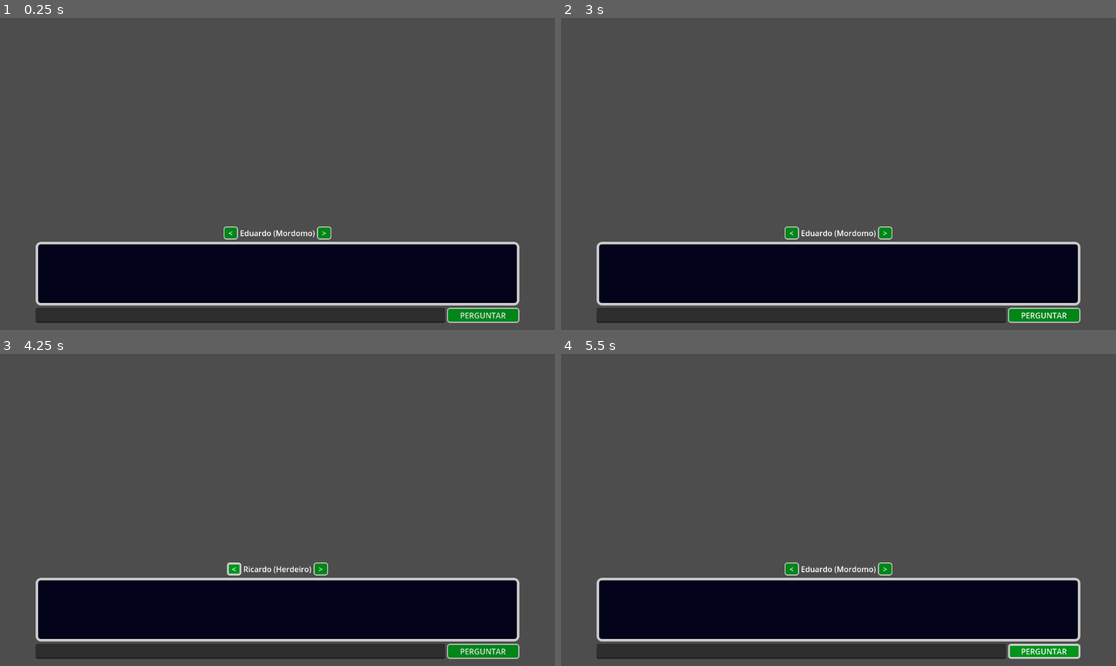
Above: before the commit, frames 1-4 (two rows, left to right).
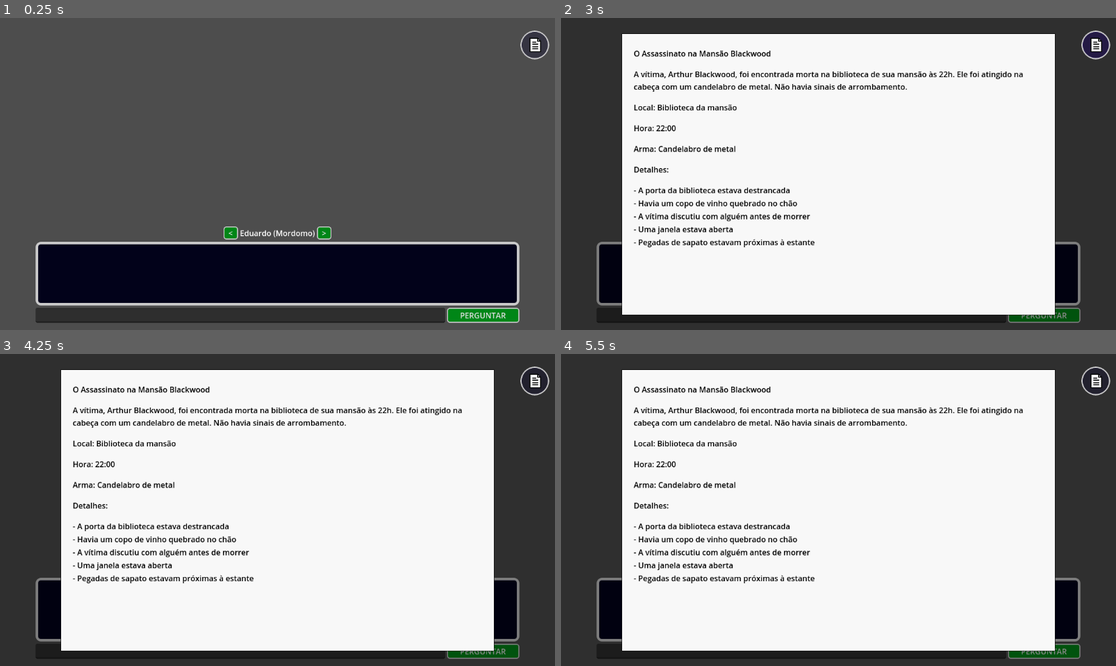
Above: after the commit, the same moments.

Repository: Cafeko/CIN0055-TMI_projeto_individual
Game: Godot game, scene res://Scenes/main.tscn
Two runs of this game, one before a commit and one after it. Both use one fixed random seed, a clock stepped at 60 frames per second and the inputs below.
Inputs (mouse positions are in pixels of both pictures, inside the frame that each line leads up to):
- Up to frame 1 (0.25 s): no input
- Up to frame 2 (3 s): click "<" at 0.5 s; click ">" at 1.25 s; click "PERGUNTAR" at 2 s; click (1093, 46) at 2.77 s
- Up to frame 3 (4.25 s): click "<" at 3.5 s
- Up to frame 4 (5.5 s): click ">" at 4.25 s; click "PERGUNTAR" at 5 s

The runs differ from the first frame. In frame 1, 0.2% of the frame differs, in the area x 93-99%, y 4-14%; in frame 2, 96%; in frame 3, 96%, in the area x 0-100%, y 0-100%; in frame 4, 96%.

Commit message:
Exebição de formulario de caso
Exibe na tela os dados do caso para o player ver.

Diff:
--- a/dialogo-npc-inteligente/Assets/controles.gd
+++ b/dialogo-npc-inteligente/Assets/controles.gd
@@ -4,6 +4,7 @@
 @export var npc_dialog_text_box : RichTextLabel
 @export var player_message : LineEdit
 @export var npc_name_box : Label
+@export var formulario : Formulario_Caso
 
 var current_npc : NPC_Inteligente
 
@@ -35,4 +36,9 @@
 
 func _select_next_suspect() -> void:
 	Global.suspect_list_next.emit()
+
+func _formulario_button_pressed():
+	formulario.visible = !(formulario.visible)
+	if formulario.visible:
+		formulario.update_caso_data(current_npc.caso_data)
 # ------------------------------------------------------------------------------------------------ #
--- a/dialogo-npc-inteligente/Assets/controles.tscn
+++ b/dialogo-npc-inteligente/Assets/controles.tscn
@@ -1,9 +1,14 @@
-[gd_scene load_steps=10 format=3 uid="uid://b3v4xtchtnnh"]
+[gd_scene load_steps=17 format=3 uid="uid://b3v4xtchtnnh"]
 
 [ext_resource type="Script" uid="uid://digsvgm0jw4yr" path="res://Assets/controles.gd" id="1_cg2eo"]
 [ext_resource type="StyleBox" uid="uid://c7380cfd57k0i" path="res://Styles/dialog_box_button_normal.tres" id="2_rdw6q"]
 [ext_resource type="StyleBox" uid="uid://cm7t52cnp4rl7" path="res://Styles/dialog_box_button_pressed.tres" id="3_lmi18"]
 [ext_resource type="StyleBox" uid="uid://b38kmepb46763" path="res://Styles/dialog_box_button_hover.tres" id="4_55arv"]
+[ext_resource type="StyleBox" uid="uid://0hed476o40qp" path="res://Styles/lateral_button_normal.tres" id="5_dpoph"]
+[ext_resource type="PackedScene" uid="uid://8l2jp1s84tht" path="res://Assets/formulario_caso.tscn" id="6_eqmtl"]
+[ext_resource type="StyleBox" uid="uid://d3qwxlonannji" path="res://Styles/lateral_button_pressed.tres" id="7_6bg7s"]
+[ext_resource type="StyleBox" uid="uid://nbpyqg334glg" path="res://Styles/lateral_button_hover.tres" id="8_gw138"]
+[ext_resource type="Texture2D" uid="uid://ks1ey14ndhid" path="res://Imagens/Formulario_icone.png" id="9_63vjk"]
 
 [sub_resource type="StyleBoxEmpty" id="StyleBoxEmpty_qwf3l"]
 
@@ -28,7 +33,11 @@
 
 [sub_resource type="StyleBoxEmpty" id="StyleBoxEmpty_coq2e"]
 
-[node name="Controles" type="Control" node_paths=PackedStringArray("npc_dialog_text_box", "player_message", "npc_name_box")]
+[sub_resource type="StyleBoxEmpty" id="StyleBoxEmpty_63vjk"]
+
+[sub_resource type="StyleBoxEmpty" id="StyleBoxEmpty_6raxh"]
+
+[node name="Controles" type="Control" node_paths=PackedStringArray("npc_dialog_text_box", "player_message", "npc_name_box", "formulario")]
 layout_mode = 3
 anchors_preset = 15
 anchor_right = 1.0
@@ -36,11 +45,12 @@
 grow_horizontal = 2
 grow_vertical = 2
 script = ExtResource("1_cg2eo")
-npc_dialog_text_box = NodePath("VBoxContainer/TextBox")
-player_message = NodePath("VBoxContainer/HBoxContainer/LineEdit")
-npc_name_box = NodePath("VBoxContainer/HBoxContainer2/Nome")
+npc_dialog_text_box = NodePath("Baixo/TextBox")
+player_message = NodePath("Baixo/HBoxContainer/LineEdit")
+npc_name_box = NodePath("Baixo/HBoxContainer2/Nome")
+formulario = NodePath("Formulario_Caso")
 
-[node name="VBoxContainer" type="VBoxContainer" parent="."]
+[node name="Baixo" type="VBoxContainer" parent="."]
 custom_minimum_size = Vector2(1000, 200)
 layout_mode = 1
 anchors_preset = 7
@@ -56,11 +66,11 @@
 grow_vertical = 0
 theme_override_constants/separation = 5
 
-[node name="HBoxContainer2" type="HBoxContainer" parent="VBoxContainer"]
+[node name="HBoxContainer2" type="HBoxContainer" parent="Baixo"]
 layout_mode = 2
 alignment = 1
 
-[node name="Button" type="Button" parent="VBoxContainer/HBoxContainer2"]
+[node name="Button" type="Button" parent="Baixo/HBoxContainer2"]
 custom_minimum_size = Vector2(30, 20)
 layout_mode = 2
 theme_override_styles/normal = ExtResource("2_rdw6q")
@@ -70,10 +80,10 @@
 theme_override_styles/focus = SubResource("StyleBoxEmpty_w4itc")
 text = "<"
 
-[node name="Nome" type="Label" parent="VBoxContainer/HBoxContainer2"]
+[node name="Nome" type="Label" parent="Baixo/HBoxContainer2"]
 layout_mode = 2
 
-[node name="Button2" type="Button" parent="VBoxContainer/HBoxContainer2"]
+[node name="Button2" type="Button" parent="Baixo/HBoxContainer2"]
 custom_minimum_size = Vector2(30, 20)
 layout_mode = 2
 theme_override_styles/normal = ExtResource("2_rdw6q")
@@ -83,21 +93,21 @@
 theme_override_styles/focus = SubResource("StyleBoxEmpty_w4itc")
 text = ">"
 
-[node name="TextBox" type="RichTextLabel" parent="VBoxContainer"]
+[node name="TextBox" type="RichTextLabel" parent="Baixo"]
 layout_mode = 2
 size_flags_vertical = 3
 theme_override_styles/normal = SubResource("StyleBoxFlat_earxt")
 
-[node name="HBoxContainer" type="HBoxContainer" parent="VBoxContainer"]
+[node name="HBoxContainer" type="HBoxContainer" parent="Baixo"]
 layout_mode = 2
 size_flags_horizontal = 4
 
-[node name="LineEdit" type="LineEdit" parent="VBoxContainer/HBoxContainer"]
+[node name="LineEdit" type="LineEdit" parent="Baixo/HBoxContainer"]
 custom_minimum_size = Vector2(850, 0)
 layout_mode = 2
 size_flags_horizontal = 3
 
-[node name="Button" type="Button" parent="VBoxContainer/HBoxContainer"]
+[node name="Button" type="Button" parent="Baixo/HBoxContainer"]
 custom_minimum_size = Vector2(150, 0)
 layout_mode = 2
 theme_override_styles/normal = ExtResource("2_rdw6q")
@@ -107,6 +117,34 @@
 theme_override_styles/focus = SubResource("StyleBoxEmpty_coq2e")
 text = "PERGUNTAR"
 
-[connection signal="pressed" from="VBoxContainer/HBoxContainer2/Button" to="." method="_select_previous_suspect"]
-[connection signal="pressed" from="VBoxContainer/HBoxContainer2/Button2" to="." method="_select_next_suspect"]
-[connection signal="pressed" from="VBoxContainer/HBoxContainer/Button" to="." method="_on_button_pressed"]
+[node name="Formulario_Caso" parent="." instance=ExtResource("6_eqmtl")]
+visible = false
+layout_mode = 1
+
+[node name="Lado" type="VBoxContainer" parent="."]
+custom_minimum_size = Vector2(60, 0)
+layout_mode = 1
+anchors_preset = -1
+anchor_left = 0.99
+anchor_top = 0.04
+anchor_right = 0.99
+anchor_bottom = 0.66
+offset_left = -60.0
+grow_horizontal = 0
+grow_vertical = 2
+
+[node name="Button" type="Button" parent="Lado"]
+custom_minimum_size = Vector2(60, 60)
+layout_mode = 2
+theme_override_styles/normal = ExtResource("5_dpoph")
+theme_override_styles/pressed = ExtResource("7_6bg7s")
+theme_override_styles/hover = ExtResource("8_gw138")
+theme_override_styles/disabled = SubResource("StyleBoxEmpty_63vjk")
+theme_override_styles/focus = SubResource("StyleBoxEmpty_6raxh")
+icon = ExtResource("9_63vjk")
+icon_alignment = 1
+
+[connection signal="pressed" from="Baixo/HBoxContainer2/Button" to="." method="_select_previous_suspect"]
+[connection signal="pressed" from="Baixo/HBoxContainer2/Button2" to="." method="_select_next_suspect"]
+[connection signal="pressed" from="Baixo/HBoxContainer/Button" to="." method="_on_button_pressed"]
+[connection signal="pressed" from="Lado/Button" to="." method="_formulario_button_pressed"]
--- /dev/null
+++ b/dialogo-npc-inteligente/Assets/formulario_caso.gd
@@ -0,0 +1,27 @@
+extends Control
+class_name Formulario_Caso
+
+@onready var titulo = $Panel/VBoxContainer/Titulo
+@onready var descricao = $Panel/VBoxContainer/Descricao
+@onready var local = $Panel/VBoxContainer/Local
+@onready var hora = $Panel/VBoxContainer/Hora
+@onready var arma = $Panel/VBoxContainer/Arma
+@onready var detalhes_container = $Panel/VBoxContainer/DetalhesContainer
+
+
+func update_caso_data(caso):
+	# Preenche dados.
+	titulo.text = caso["titulo"]
+	descricao.text = caso["descricao"]
+	local.text = "Local: " + caso["local"]
+	hora.text = "Hora: " + caso["hora_crime"]
+	arma.text = "Arma: " + caso["arma"]
+	# limpar detalhes antigos
+	for child in detalhes_container.get_children():
+		child.queue_free()
+	# adicionar detalhes
+	for detalhe in caso["detalhes"]:
+		var label = Label.new()
+		label.text = "- " + detalhe
+		label.add_theme_color_override("font_color", Color(0, 0, 0))
+		detalhes_container.add_child(label)
--- /dev/null
+++ b/dialogo-npc-inteligente/Assets/formulario_caso.tscn
@@ -0,0 +1,87 @@
+[gd_scene load_steps=4 format=3 uid="uid://8l2jp1s84tht"]
+
+[ext_resource type="Script" uid="uid://dmwlo1nfi1ya3" path="res://Assets/formulario_caso.gd" id="1_b8j1x"]
+
+[sub_resource type="StyleBoxFlat" id="StyleBoxFlat_b8j1x"]
+bg_color = Color(0, 0, 0, 0.38039216)
+
+[sub_resource type="StyleBoxFlat" id="StyleBoxFlat_dpevj"]
+bg_color = Color(0.973535, 0.9735351, 0.973535, 1)
+border_width_left = 1
+border_width_top = 1
+border_width_right = 1
+border_width_bottom = 1
+border_color = Color(0.067437805, 0.06743773, 0.06743767, 1)
+
+[node name="Formulario_Caso" type="Panel"]
+custom_minimum_size = Vector2(900, 585)
+anchors_preset = 15
+anchor_right = 1.0
+anchor_bottom = 1.0
+grow_horizontal = 2
+grow_vertical = 2
+theme_override_styles/panel = SubResource("StyleBoxFlat_b8j1x")
+script = ExtResource("1_b8j1x")
+
+[node name="Panel" type="Panel" parent="."]
+custom_minimum_size = Vector2(900, 585)
+layout_mode = 1
+anchors_preset = 8
+anchor_left = 0.5
+anchor_top = 0.5
+anchor_right = 0.5
+anchor_bottom = 0.5
+offset_left = -20.0
+offset_top = -20.0
+offset_right = 20.0
+offset_bottom = 20.0
+grow_horizontal = 2
+grow_vertical = 2
+theme_override_styles/panel = SubResource("StyleBoxFlat_dpevj")
+
+[node name="VBoxContainer" type="VBoxContainer" parent="Panel"]
+layout_mode = 1
+anchors_preset = -1
+anchor_right = 1.0
+anchor_bottom = 1.0
+offset_left = 25.0
+offset_top = 30.0
+offset_right = -14.0
+offset_bottom = 248.0
+grow_horizontal = 2
+grow_vertical = 2
+theme_override_constants/separation = 20
+
+[node name="Titulo" type="Label" parent="Panel/VBoxContainer"]
+layout_mode = 2
+theme_override_colors/font_color = Color(0, 0, 0, 1)
+autowrap_mode = 2
+
+[node name="Descricao" type="Label" parent="Panel/VBoxContainer"]
+layout_mode = 2
+theme_override_colors/font_color = Color(0, 0, 0, 1)
+autowrap_mode = 2
+
+[node name="Local" type="Label" parent="Panel/VBoxContainer"]
+layout_mode = 2
+theme_override_colors/font_color = Color(0, 0, 0, 1)
+autowrap_mode = 2
+
+[node name="Hora" type="Label" parent="Panel/VBoxContainer"]
+layout_mode = 2
+theme_override_colors/font_color = Color(0, 0, 0, 1)
+autowrap_mode = 2
+
+[node name="Arma" type="Label" parent="Panel/VBoxContainer"]
+layout_mode = 2
+theme_override_colors/font_color = Color(0, 0, 0, 1)
+autowrap_mode = 2
+
+[node name="Detalhes" type="Label" parent="Panel/VBoxContainer"]
+layout_mode = 2
+theme_override_colors/font_color = Color(0, 0, 0, 1)
+text = "Detalhes:"
+autowrap_mode = 2
+
+[node name="DetalhesContainer" type="VBoxContainer" parent="Panel/VBoxContainer"]
+layout_mode = 2
--- a/dialogo-npc-inteligente/Scenes/main.tscn
+++ b/dialogo-npc-inteligente/Scenes/main.tscn
@@ -8,7 +8,7 @@
 
 [node name="CanvasLayer" type="CanvasLayer" parent="."]
 
-[node name="Dialog_Box" parent="CanvasLayer" instance=ExtResource("1_jjgbg")]
+[node name="Controles" parent="CanvasLayer" instance=ExtResource("1_jjgbg")]
 
 [node name="Suspeitos_List" parent="." instance=ExtResource("2_8gbba")]
 position = Vector2(576, 324)
--- /dev/null
+++ b/dialogo-npc-inteligente/Styles/lateral_button_hover.tres
@@ -0,0 +1,12 @@
+[gd_resource type="StyleBoxFlat" format=3 uid="uid://nbpyqg334glg"]
+
+[resource]
+bg_color = Color(0.08235294, 0, 0.36862746, 0.44313726)
+border_width_left = 3
+border_width_top = 3
+border_width_right = 3
+border_width_bottom = 3
+corner_radius_top_left = 50
+corner_radius_top_right = 50
+corner_radius_bottom_right = 50
+corner_radius_bottom_left = 50
--- /dev/null
+++ b/dialogo-npc-inteligente/Styles/lateral_button_normal.tres
@@ -0,0 +1,12 @@
+[gd_resource type="StyleBoxFlat" format=3 uid="uid://0hed476o40qp"]
+
+[resource]
+bg_color = Color(0.019607844, 0, 0.16470589, 0.30980393)
+border_width_left = 3
+border_width_top = 3
+border_width_right = 3
+border_width_bottom = 3
+corner_radius_top_left = 50
+corner_radius_top_right = 50
+corner_radius_bottom_right = 50
+corner_radius_bottom_left = 50
--- /dev/null
+++ b/dialogo-npc-inteligente/Styles/lateral_button_pressed.tres
@@ -0,0 +1,12 @@
+[gd_resource type="StyleBoxFlat" format=3 uid="uid://d3qwxlonannji"]
+
+[resource]
+bg_color = Color(0.011764706, 0, 0.10980392, 0.43529412)
+border_width_left = 3
+border_width_top = 3
+border_width_right = 3
+border_width_bottom = 3
+corner_radius_top_left = 50
+corner_radius_top_right = 50
+corner_radius_bottom_right = 50
+corner_radius_bottom_left = 50
Not shown, added: dialogo-npc-inteligente/Assets/formulario_caso.gd.uid
Binary file added: dialogo-npc-inteligente/Imagens/Formulario_icone.png
Not shown, added: dialogo-npc-inteligente/Imagens/Formulario_icone.png.import
